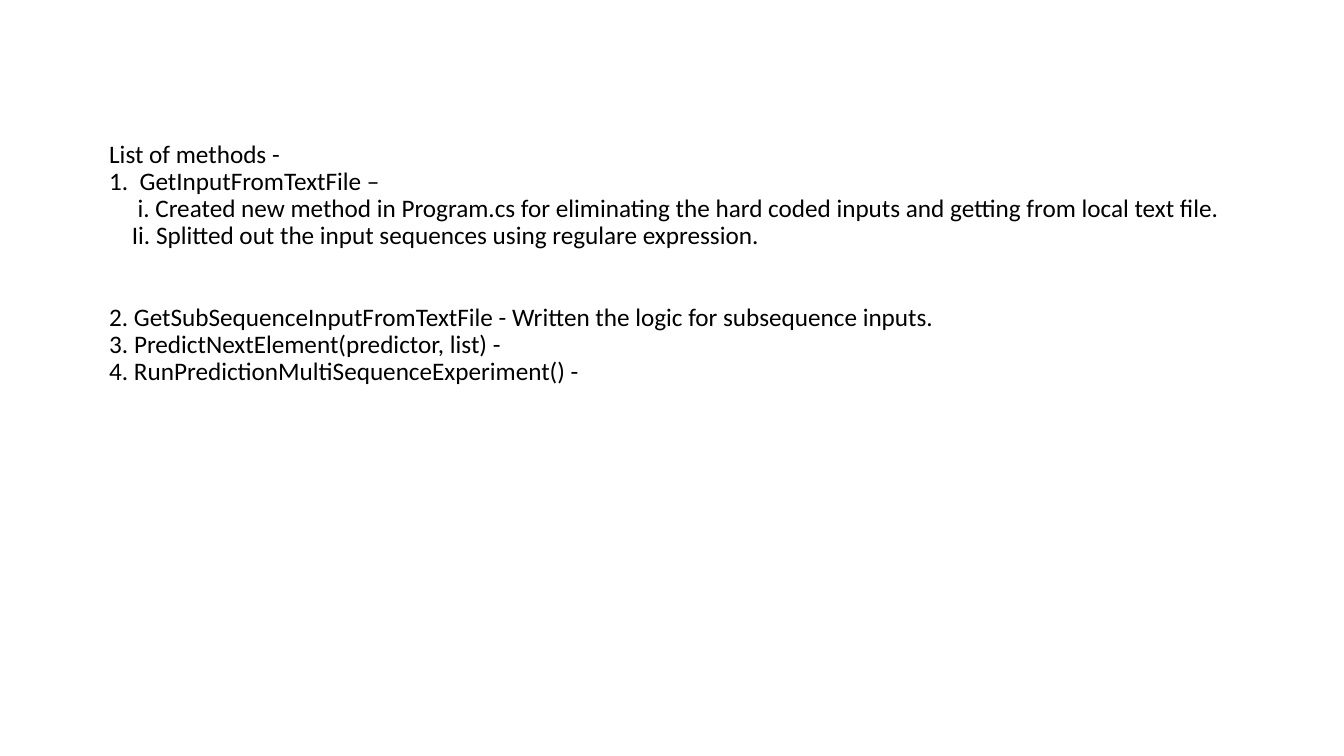
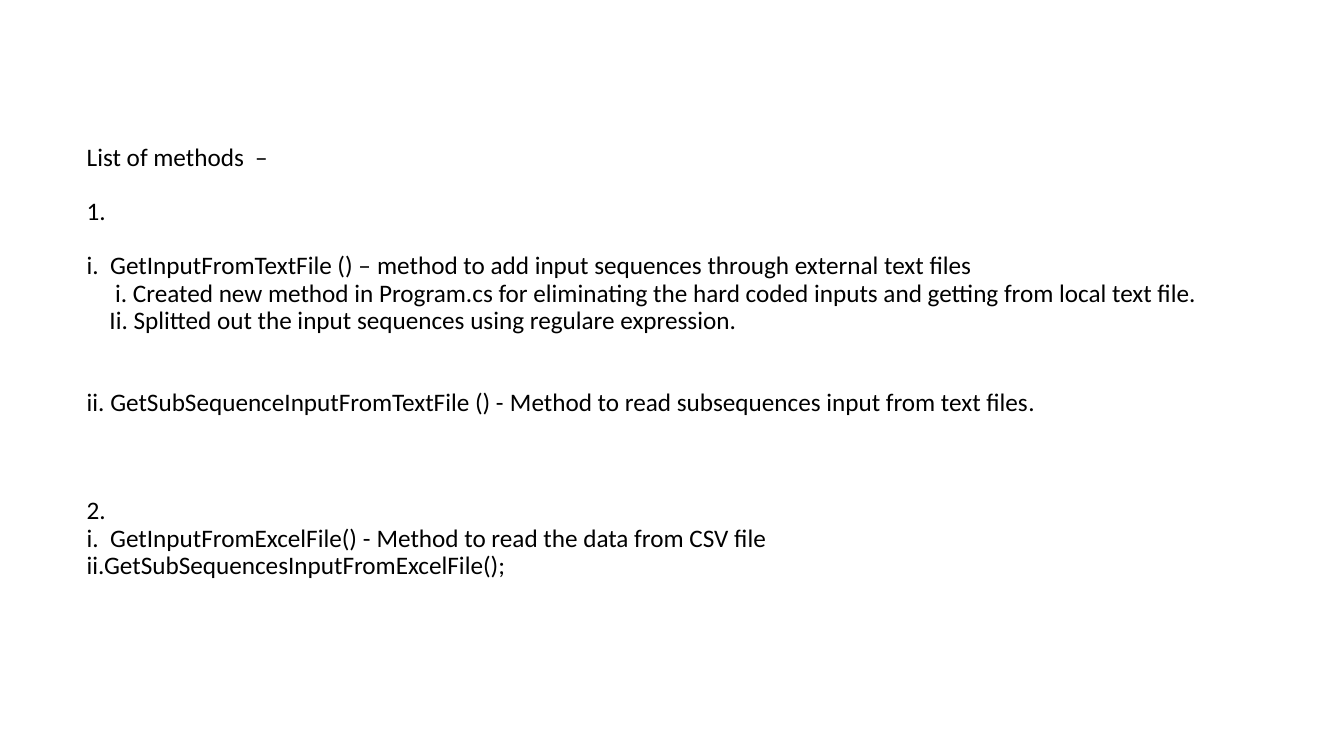
Before and after one commit to ddobric/neocortexapi, a slide deck: slide 3 of source/MultiSequenceLearning_Team_MSL/ML2223_15 Approve Prediction of Multisequence Learning.pptx. Drawn at 1344x756 pixels with LibreOffice and Linux fonts; fonts in the diff are those of the drawing. Boxes give left, top, right and bottom in pixels: in the first picture for what was removed or moved away, otherwise in the second. Text is boxed around its words. In the diff, an @@ line names an element or a change of style, - is before the commit and + after.

Commit message:
Added newly written methods for taking inputs in pptx file

```diff
--- a/source/MultiSequenceLearning_Team_MSL/ML2223_15 Approve Prediction of Multisequence Learning.pptx
+++ b/source/MultiSequenceLearning_Team_MSL/ML2223_15 Approve Prediction of Multisequence Learning.pptx
@@ title at bbox=[87, 148, 1195, 578]: text changed @@
-List of methods -
-1. GetInputFromTextFile –
-i. Created new method in Program.cs for eliminating the hard coded inputs and getting from local text file.
-Ii. Splitted out the input sequences using regulare expression.
-2. GetSubSequenceInputFromTextFile - Written the logic for subsequence inputs.
-3. PredictNextElement(predictor, list) -
-4. RunPredictionMultiSequenceExperiment() -
+List of methods –
+1.
+i. GetInputFromTextFile () – method to add input sequences through external text files
+i. Created new method in Program.cs for eliminating the hard coded inputs and getting from local text file.
+Ii. Splitted out the input sequences using regulare expression.
+ii. GetSubSequenceInputFromTextFile () - Method to read subsequences input from text files.
+2.
+i. GetInputFromExcelFile() - Method to read the data from CSV file
+ii.GetSubSequencesInputFromExcelFile();
```
